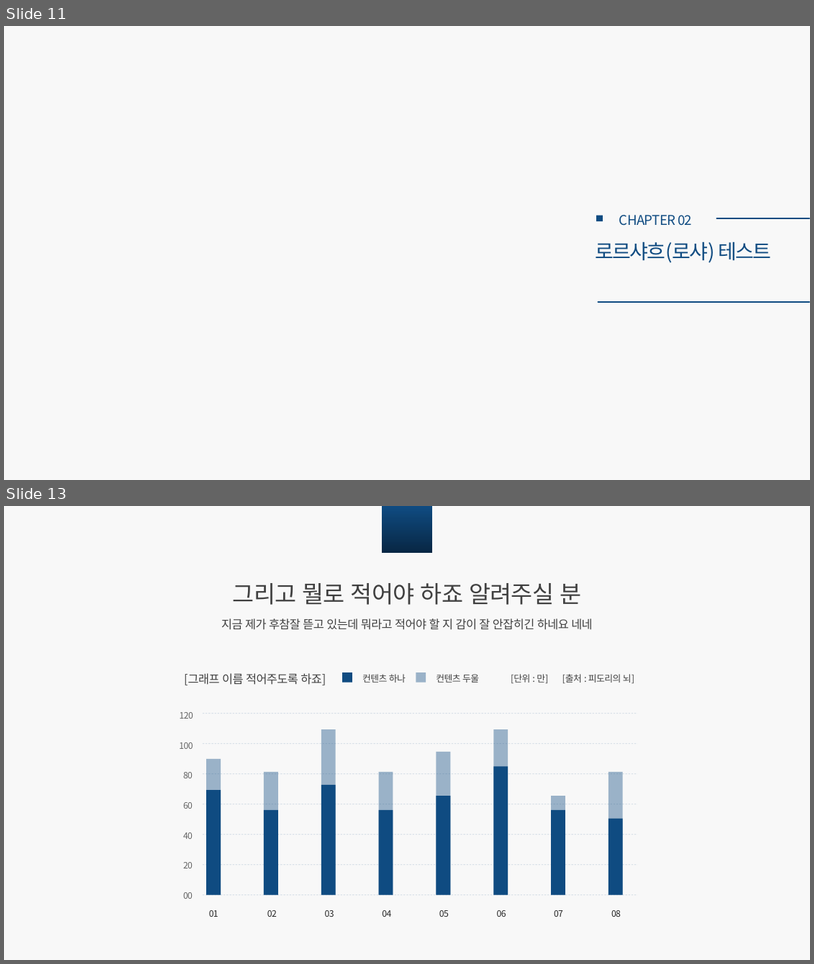
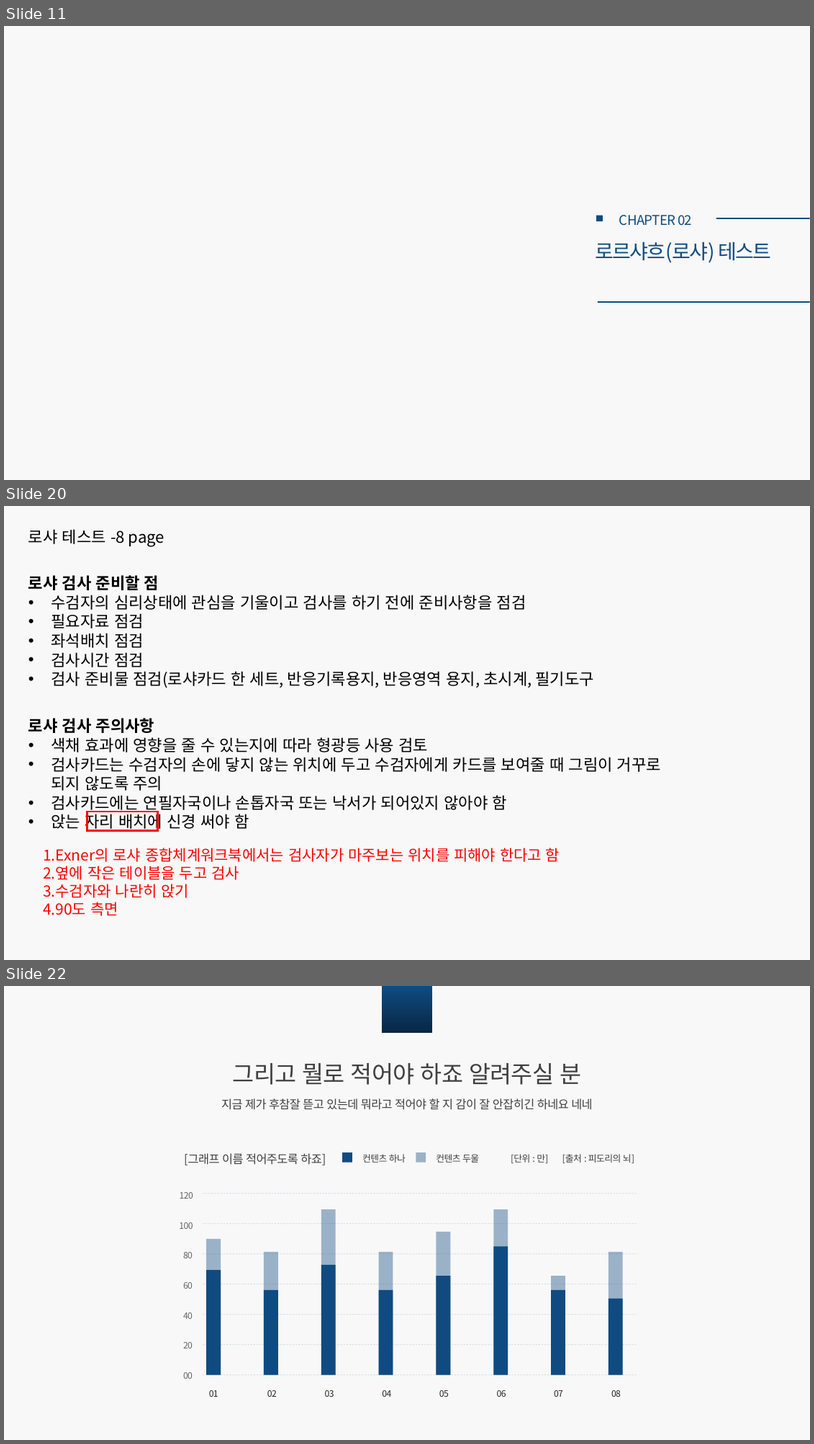
Before and after one commit to CUTE-MOONDO/growing-flowers, a slide deck: 로샤논문.pptx. Shown one above the other, each under a label of ours: slides 11 and 13 before the commit, slides 11, 20 and 22 after it; the slides between them are not shown. The pictures are 814x964 and 814x1444 pixels, drawn with LibreOffice and Linux fonts; fonts in the diff are those of the drawing. Boxes give left, top, right and bottom in pixels: in the first picture for what was removed or moved away, otherwise in the second. Text is boxed around its words. In the diff, an @@ line names an element or a change of style, - is before the commit and + after.

Commit message:
2020.02.20 update

```diff
--- a/로샤논문.pptx
+++ b/로샤논문.pptx
@@ slide 20 added at (4,506,810,960), background #F8F8F8 @@
@@ text added at (28,529,165,547), 19 pt, text #000000 @@
+로샤 테스트 -8 page
@@ text added at (28,575,594,688), 19 pt, text #000000 @@
+로샤 검사 준비할 점
+• 수검자의 심리상태에 관심을 기울이고 검사를 하기 전에 준비사항을 점검
+• 필요자료 점검
+• 좌석배치 점검
+• 검사시간 점검
+• 검사 준비물 점검(로샤카드 한 세트, 반응기록용지, 반응영역 용지, 초시계, 필기도구
@@ text added at (28,718,661,831), 19 pt, text #000000 @@
+로샤 검사 주의사항
+• 색채 효과에 영향을 줄 수 있는지에 따라 형광등 사용 검토
+• 검사카드는 수검자의 손에 닿지 않는 위치에 두고 수검자에게 카드를 보여줄 때 그림이 거꾸로
+  되지 않도록 주의
+• 검사카드에는 연필자국이나 손톱자국 또는 낙서가 되어있지 않아야 함
+• 앉는 자리 배치에 신경 써야 함
@@ rectangle added at (88,811,158,831), outline #FF0000 2.25 pt @@
@@ text added at (43,847,560,916), 18 pt, text #FF0000 @@
+1.Exner의 로샤 종합체계워크북에서는 검사자가 마주보는 위치를 피해야 한다고 함
+2.옆에 작은 테이블을 두고 검사
+3.수검자와 나란히 앉기
+4.90도 측면
@@ what was slide 13 is now slide 22 @@
```
Also in this commit, not shown: 1 slide changed, 8 other slides added.
